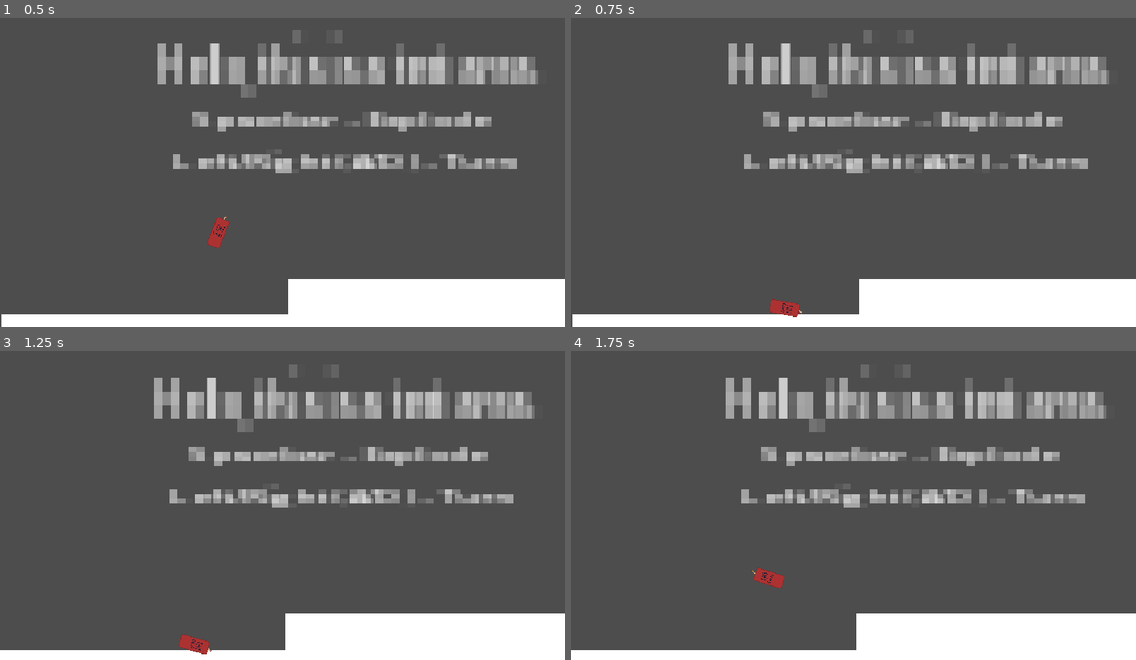
Above: before the commit, frames 1-4 (two rows, left to right).
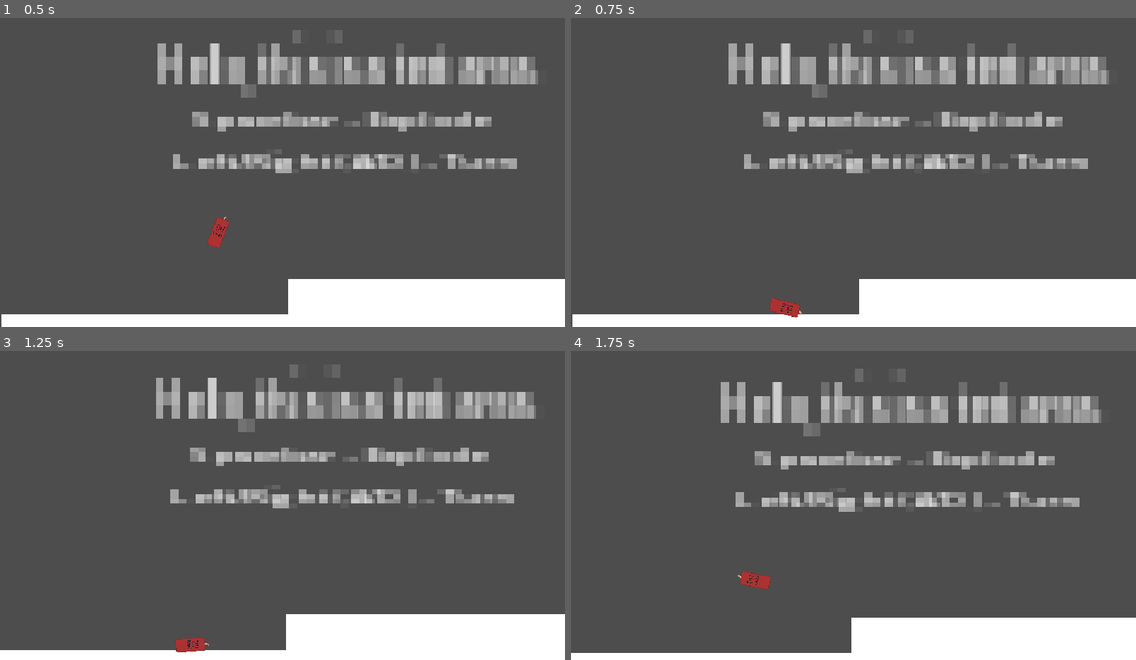
Above: after the commit, the same moments.

Repository: ilgalov/kamekadze
Game: Godot game, scene res://scene/game.tscn
Same seed, same stepped clock (60 frames per second), same inputs: the game is played once before the commit and once after it.
Inputs:
- Up to frame 1 (0.5 s): no input
- Up to frame 2 (0.75 s): tap Enter (ui_accept) at 0.5 s; hold Right (ui_right) from 0.53 s (still down)
- Up to frame 3 (1.25 s): keep holding Right (ui_right); tap Enter (ui_accept) at 0.77 s
- Up to frame 4 (1.75 s): release Right (ui_right) at 1.28 s; hold Left (ui_left) from 1.28 s (still down); tap Enter (ui_accept) at 1.52 s

Frame 1 is identical in both runs. In frame 2, less than 0.1% of the frame differs, in the area x 35-41%, y 90-98%; in frame 3, 2.1%; in frame 4, 11%, in the area x 0-100%, y 4-98%.

Commit message:
Small changes
Fixed player collision and added a water scene

Diff:
--- a/player/player_tnt.tscn
+++ b/player/player_tnt.tscn
@@ -48,8 +48,8 @@
 }]
 
 [sub_resource type="CapsuleShape2D" id="CapsuleShape2D_8q1fo"]
-radius = 11.0
-height = 49.998096
+radius = 10.999581
+height = 50.0
 
 [sub_resource type="RectangleShape2D" id="RectangleShape2D_duxnt"]
 size = Vector2(20, 2)
@@ -72,7 +72,7 @@
 
 [node name="CollisionShape2D" type="CollisionShape2D" parent="." unique_id=1840764166]
 position = Vector2(0, 3)
-rotation = 0.008726646
+scale = Vector2(1.05, 1)
 shape = SubResource("CapsuleShape2D_8q1fo")
 
 [node name="Area2D" type="Area2D" parent="." unique_id=1451204177]
--- a/scene/game.tscn
+++ b/scene/game.tscn
@@ -14,8 +14,18 @@
 rotation = 1.5707964
 scale = Vector2(0.4200012, 0.5799997)
 
+[node name="StaticBody2D8" parent="." unique_id=1202315901 instance=ExtResource("1_dbls1")]
+position = Vector2(2390, -597)
+rotation = 1.5707964
+scale = Vector2(0.4200012, 0.5799997)
+
 [node name="StaticBody2D3" parent="." unique_id=1070445278 instance=ExtResource("1_dbls1")]
 position = Vector2(1630, -404)
+rotation = 1.5707964
+scale = Vector2(0.6600003, 0.5)
+
+[node name="StaticBody2D9" parent="." unique_id=1100460950 instance=ExtResource("1_dbls1")]
+position = Vector2(2189, -500.00003)
 rotation = 1.5707964
 scale = Vector2(0.6600003, 0.5)
 
@@ -27,6 +37,11 @@
 position = Vector2(2189, -388)
 rotation = 3.1415927
 scale = Vector2(0.29158887, 0.40143183)
+
+[node name="StaticBody2D7" parent="." unique_id=1046466280 instance=ExtResource("1_dbls1")]
+position = Vector2(2389, -583.00006)
+rotation = 3.1415927
+scale = Vector2(0.47, 0.401)
 
 [node name="StaticBody2D5" parent="." unique_id=1465633851 instance=ExtResource("1_dbls1")]
 position = Vector2(1193, 357)
--- /dev/null
+++ b/static/water.tscn
@@ -0,0 +1,17 @@
+[gd_scene format=3 uid="uid://dcr58so575tea"]
+
+[sub_resource type="RectangleShape2D" id="RectangleShape2D_brsoc"]
+size = Vector2(81, 23)
+
+[node name="Water" type="StaticBody2D" unique_id=119407617]
+
+[node name="ColorRect" type="ColorRect" parent="." unique_id=1525990308]
+offset_right = 81.0
+offset_bottom = 23.0
+color = Color(7.123351e-06, 0.6153163, 0.6153164, 1)
+
+[node name="Area2D" type="Area2D" parent="." unique_id=1814417238]
+
+[node name="CollisionShape2D" type="CollisionShape2D" parent="Area2D" unique_id=1711023210]
+position = Vector2(40.5, 11.5)
+shape = SubResource("RectangleShape2D_brsoc")
